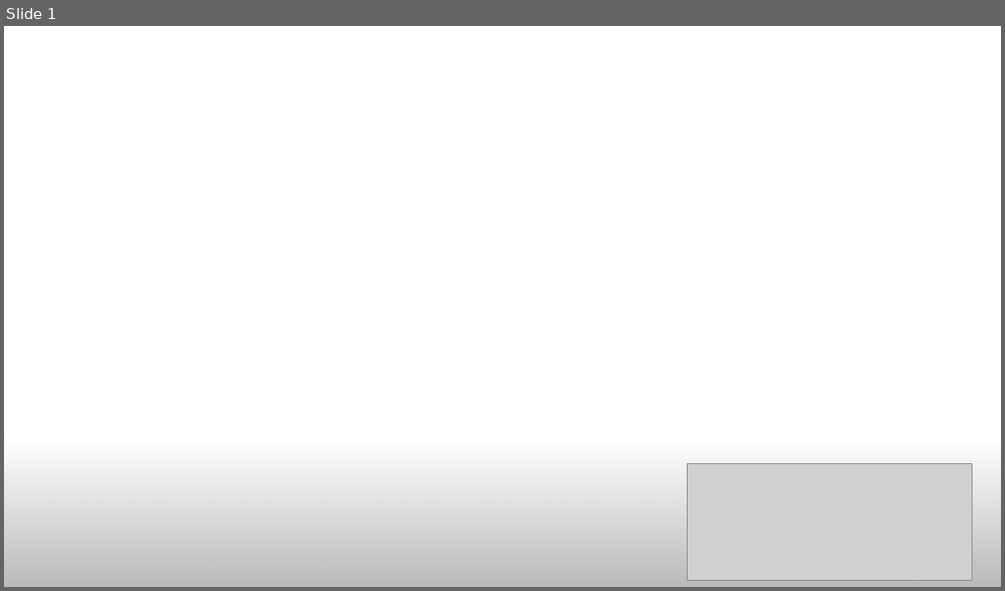
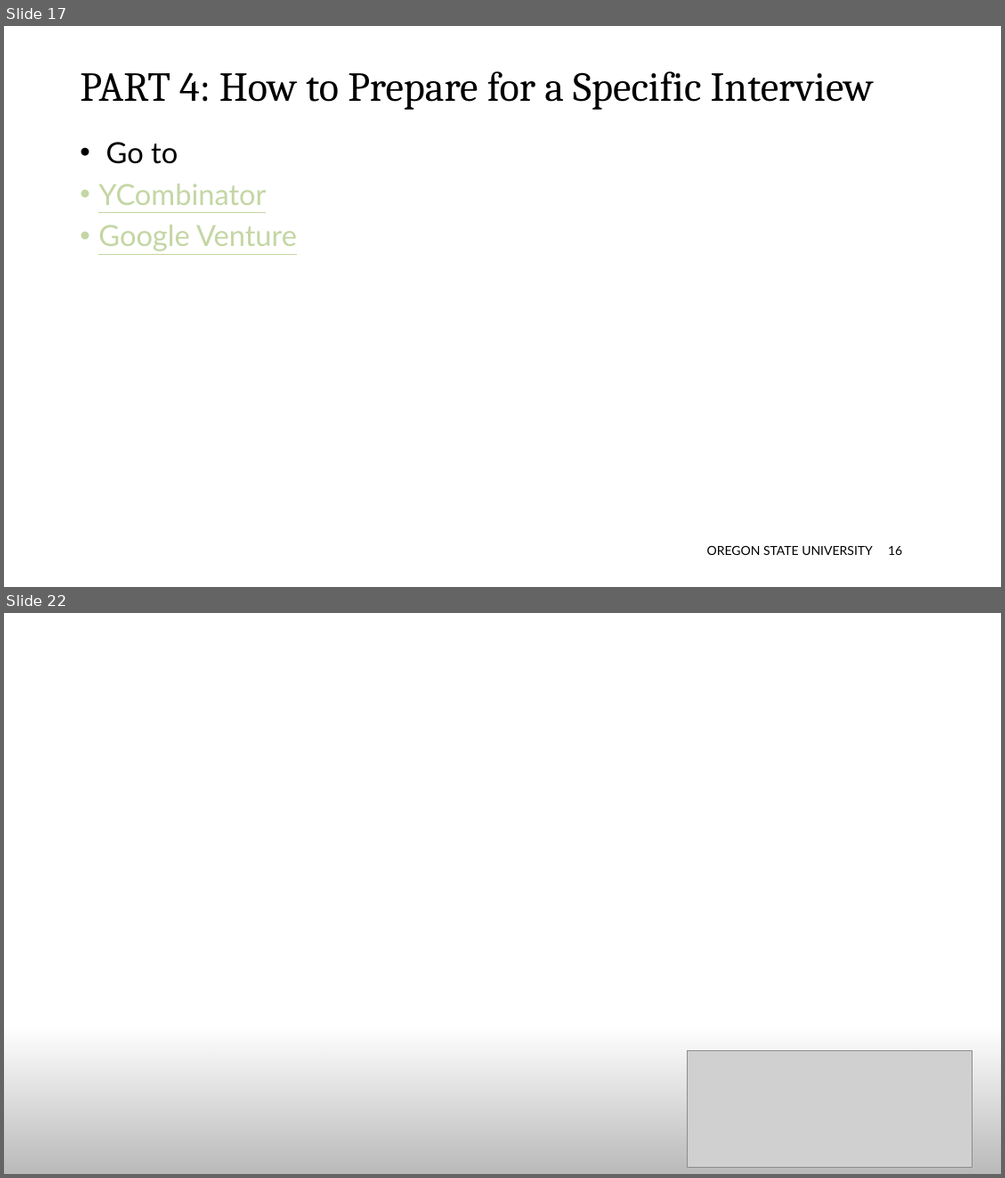
Before and after one commit to davicx/david, a slide deck: career/Career- 2022/OSU- COB Instructor/OSU- Career.pptx. Shown one above the other, each under a label of ours: slide 1 before the commit, slides 17 and 22 after it; the slides between them are not shown. The pictures are 1005x591 and 1005x1178 pixels, drawn with LibreOffice and Linux fonts; fonts in the diff are those of the drawing; grey boxes stand for pictures. Boxes give left, top, right and bottom in pixels: in the first picture for what was removed or moved away, otherwise in the second. Text is boxed around its words. In the diff, an @@ line names an element or a change of style, - is before the commit and + after.

```diff
--- a/career/Career- 2022/OSU- COB Instructor/OSU- Career.pptx
+++ b/career/Career- 2022/OSU- COB Instructor/OSU- Career.pptx
@@ slide 17 added at <box>4,26,1001,587</box>, background #FFFFFF @@
@@ title added at <box>80,71,874,110</box>, 39.6 pt, text #000000 @@
+PART 4: How to Prepare for a Specific Interview
@@ text added at <box>98,142,297,251</box>, 28 pt, text #C4D6A4, underline @@
+• Go to
+• YCombinator
+• Google Venture
@@ text added at <box>707,546,873,555</box>, 12 pt, text #000000 @@
+OREGON STATE UNIVERSITY
@@ page number added at <box>888,546,902,555</box>, 12 pt, text #000000 @@
+16
@@ what was slide 1 is now slide 22 @@
```
Also in this commit, not shown: 3 slides changed, 19 other slides added, 2 slides removed, 2 other files.
